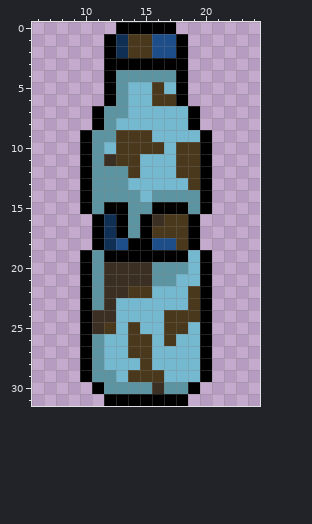
Pixel-art sprite: Assets/PixelArt/Hazard/bottleHazard.png. Above: the version before the commit.
The file is 32x32 pixels. Shown: x 6..24, y 0..31.
The result:
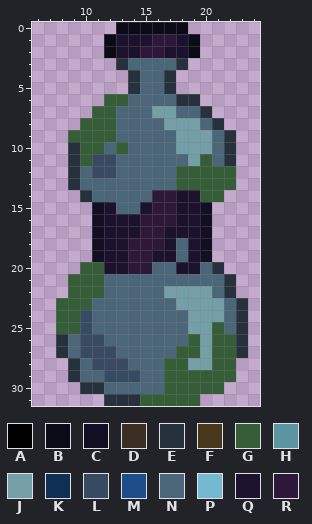
Palette (. is transparent): A #000000  B #0b0b17  C #120e24  D #3b2f24  E #26313d  F #4a381c  G #355e38  H #5c95a1  J #749fa6  K #102f54  L #384a62  M #1d4e89  N #4a6678  P #75b9d1  Q #1d122d  R #2e1839
Diff:
Changed rows in their new state; - is an unchanged pixel.
first column x 8:
 0 -----BBBBBB-----
 1 ----BQQQRRQB----
 2 ----BQQRRQQB----
 3 ----.ENNNNE-----
 4 ----..ENNE.-----
 5 ----..ENNE.-----
 6 ----GGNNNNEE----
 7 ---GGNNNJJNNE---
 8 --GGGNNNNJJJNE--
 9 -GGGGNNNNNJJJNE-
10 -EGGNGNNNNJJJNE-
11 -EGLLNNNNNNJGNE-
12 -ENLLNNNNNGGGGG-
13 -ENNNNNNNNGGGGG-
14 --ENNNNNRRQQGG--
15 --.CQNNQRRQQC---
16 ---CQQQRRRQQC---
17 ---CQQQRRQQQC---
18 ---CQQRRRQNQC---
19 --.CQQRRQQNQC---
20 --GGQQRRNNQQNE--
21 -GGGNNNNNNNNNNE-
22 -GGGNNNNNJJJJNE-
23 GGGNNNNNNNJJJJNE
24 GGLNNNNNNNNJJJNE
25 GGLNNNNNNNNJJGNE
26 ENLLNNNNNNNGJGGE
27 ENLLLNNNNNGGJGGE
28 -ENLLLNNNGGJJGG-
29 -ENNLLLNNGGGGGG-
30 --EENNNNNGGGGG--
31 ----EEEGGGGG----
Where, in picture pixels (left, top, right, bottom), the same in both pictures:
changed: (56, 22, 248, 406)
